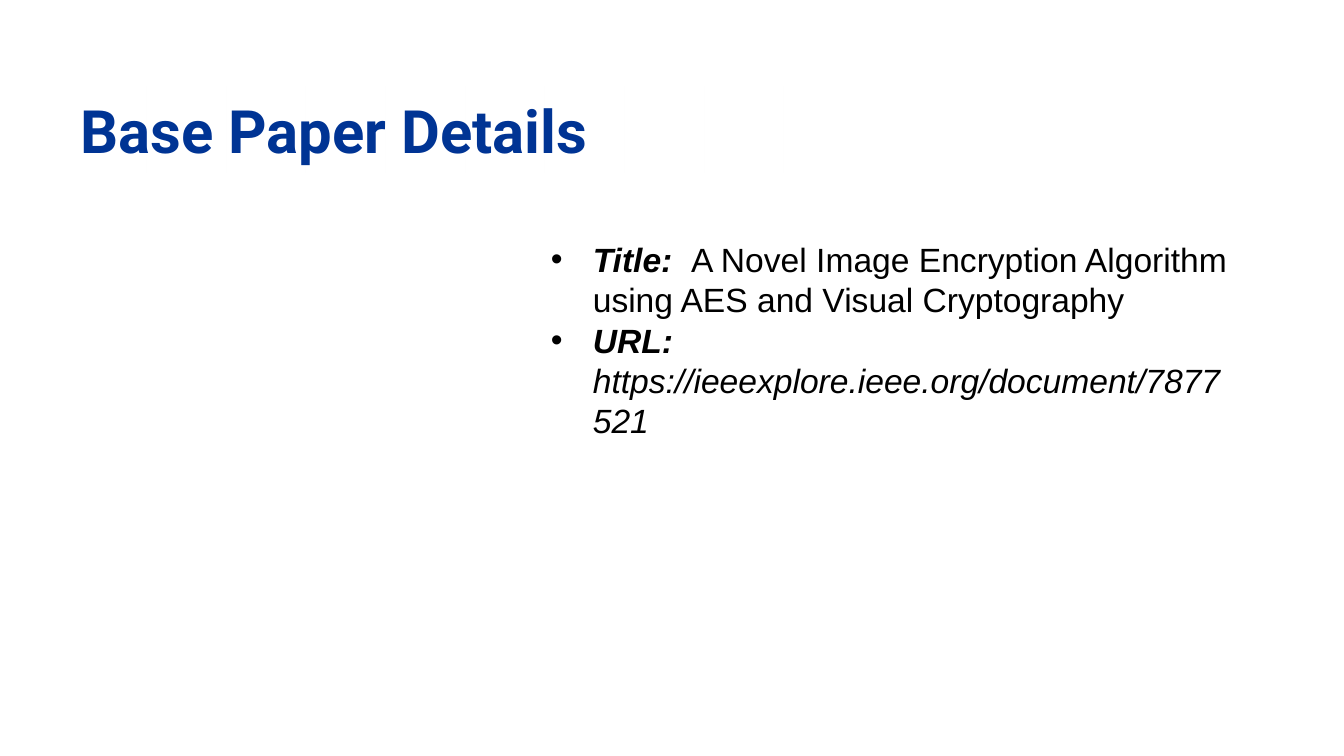
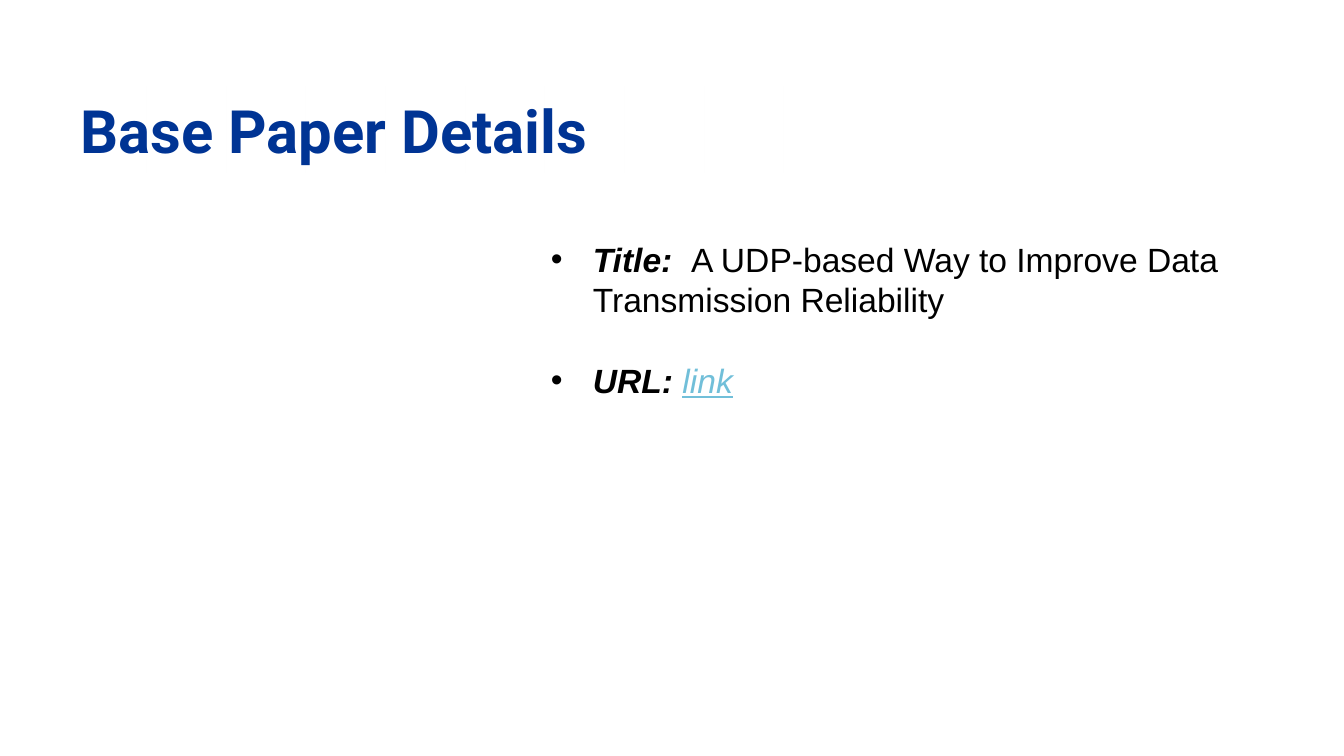
Before and after one commit to aakash-cse/DeRUDP-ED, a slide deck: slide 4 of project-ppt.pptx. Drawn at 1344x756 pixels with LibreOffice and Linux fonts; fonts in the diff are those of the drawing; background and template pictures are left out. Boxes give left, top, right and bottom in pixels: in the first picture for what was removed or moved away, otherwise in the second. Text is boxed around its words. In the diff, an @@ line names an element or a change of style, - is before the commit and + after.

```diff
--- a/project-ppt.pptx
+++ b/project-ppt.pptx
@@ text at [593, 247, 1218, 398]: text changed @@
-• Title: A Novel Image Encryption Algorithm using AES and Visual Cryptography
-• URL: https://ieeexplore.ieee.org/document/7877521
+• Title: A UDP-based Way to Improve Data Transmission Reliability
+• URL: link
```
Also in this commit, not shown: 4 other slides changed, 10 other files.
